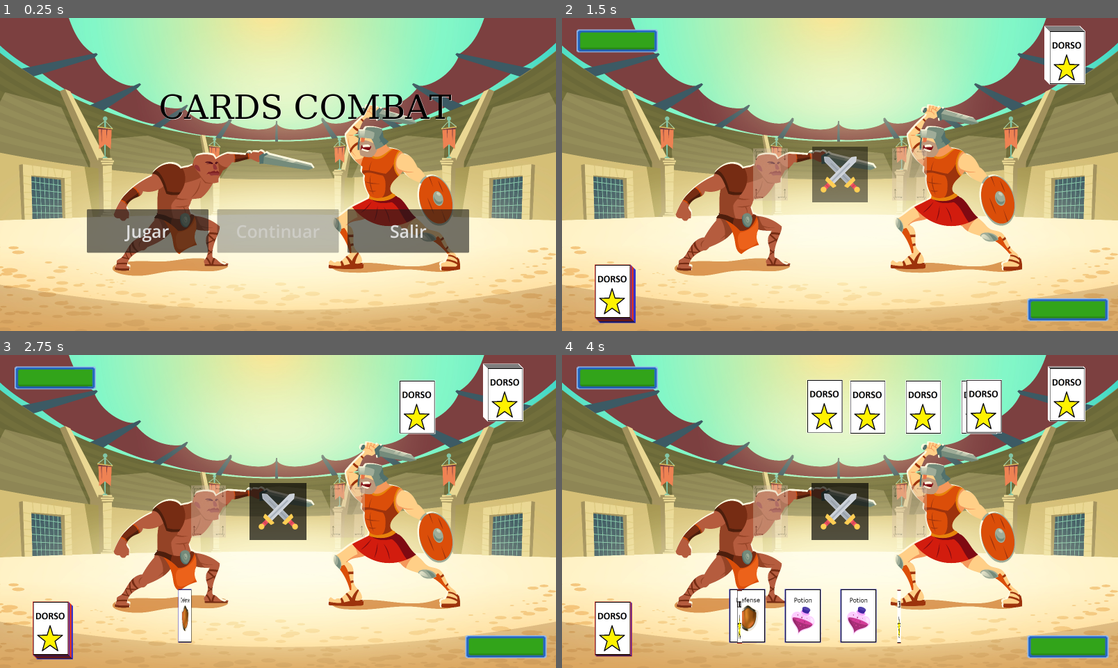
Above: before the commit, frames 1-4 (two rows, left to right).
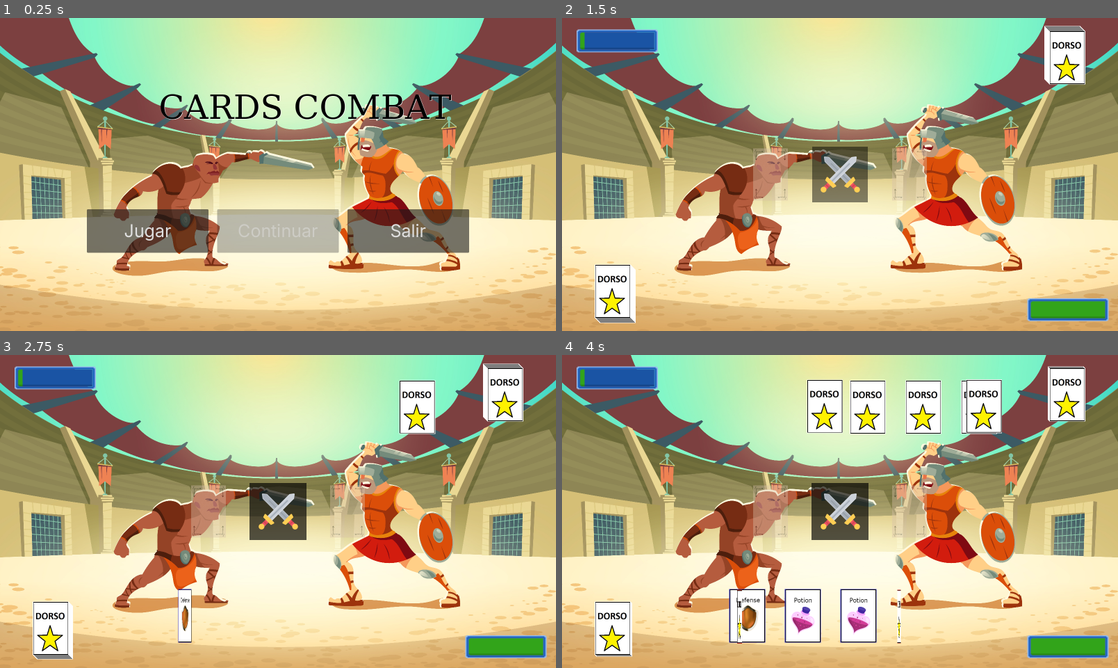
Above: after the commit, the same moments.

Repository: ChrisNGDC/cards_combat_game
Game: Godot game, scene res://escenes/main_menu.tscn
Same seed, same stepped clock (60 frames per second), same inputs: the game is played once before the commit and once after it.
Inputs (mouse positions are in pixels of both pictures, inside the frame that each line leads up to):
- Up to frame 1 (0.25 s): no input
- Up to frame 2 (1.5 s): click "Jugar" at 0.5 s; tap Enter at 1.25 s; drag from (701, 174) to (895, 105) at 1.27 s
- Up to frame 3 (2.75 s): click (278, 511) at 2 s
- Up to frame 4 (4 s): click (840, 511) at 2.75 s; click (840, 511) at 3.5 s

The runs differ from the first frame. In frame 1, 0.5% of the frame differs, in the area x 22-77%, y 65-72%; in frame 2, 1.0%, in the area x 4-17%, y 4-98%; in frame 3, 1.0%; in frame 4, 0.8%.

Commit message:
Sistema de guardado agregado y arreglos varios

Diff:
--- a/escenes/card.tscn
+++ b/escenes/card.tscn
@@ -4,6 +4,8 @@
 [ext_resource type="Texture2D" uid="uid://cf6hh3u0cfy15" path="res://images/attack_card.jpg" id="1_h76d2"]
 [ext_resource type="Texture2D" uid="uid://bl7mqkxk72bga" path="res://images/card_border.png" id="2_o6ujv"]
 [ext_resource type="Texture2D" uid="uid://dkcqanw4fnmis" path="res://images/cardback.jpg" id="3_axbyx"]
+[ext_resource type="Theme" uid="uid://c4u10tupcw13s" path="res://resources/main_theme.tres" id="5_mv2r5"]
+[ext_resource type="LabelSettings" uid="uid://iy5dh2vhvyv8" path="res://resources/basicLevelLabelSettings.tres" id="5_uobs4"]
 
 [sub_resource type="RectangleShape2D" id="RectangleShape2D_gh8tw"]
 size = Vector2(1344, 2016)
@@ -25,6 +27,20 @@
 scale = Vector2(1.7684209, 1.8260871)
 texture = ExtResource("1_h76d2")
 
+[node name="UpgradeLabel" type="Label" parent="." unique_id=34580293]
+z_index = 1
+offset_left = 56.0
+offset_top = -256.0
+offset_right = 159.0
+offset_bottom = -187.0
+size_flags_horizontal = 4
+theme = ExtResource("5_mv2r5")
+theme_override_colors/font_color = Color(0, 0, 0, 1)
+theme_override_font_sizes/font_size = 30
+text = "Max"
+label_settings = ExtResource("5_uobs4")
+horizontal_alignment = 2
+
 [node name="CardBackImage" type="Sprite2D" parent="." unique_id=1822254016]
 z_index = 1
 position = Vector2(-7.6293945e-06, -1.5258789e-05)
--- a/escenes/combat.tscn
+++ b/escenes/combat.tscn
@@ -4,6 +4,7 @@
 [ext_resource type="Script" uid="uid://dk0gg0w5qgw67" path="res://scripts/Combat/card_manager.gd" id="3_atiws"]
 [ext_resource type="Texture2D" uid="uid://chrf16mon1fa2" path="res://images/dorso.jpg" id="3_mlxek"]
 [ext_resource type="Texture2D" uid="uid://bbqmvfd7wxs5s" path="res://images/ataque.png" id="4_atiws"]
+[ext_resource type="Theme" uid="uid://c4u10tupcw13s" path="res://resources/main_theme.tres" id="4_d7qh8"]
 [ext_resource type="Script" uid="uid://c3aku1x6osrty" path="res://scripts/Combat/health_manager.gd" id="5_gh8tw"]
 [ext_resource type="Texture2D" uid="uid://da00pqxr43212" path="res://images/health_bar.png" id="6_ai0oo"]
 
@@ -57,6 +58,7 @@
 [node name="Control" type="Control" parent="CardManager" unique_id=1024288642]
 layout_mode = 3
 anchors_preset = 0
+theme = ExtResource("4_d7qh8")
 
 [node name="Fight" type="Button" parent="CardManager/Control" unique_id=195518851]
 layout_mode = 0
@@ -79,6 +81,7 @@
 anchors_preset = 0
 offset_right = 40.0
 offset_bottom = 40.0
+theme = ExtResource("4_d7qh8")
 script = ExtResource("5_gh8tw")
 
 [node name="PlayerHP" type="TextureProgressBar" parent="HPManager" unique_id=607212178]
--- a/escenes/deck.tscn
+++ b/escenes/deck.tscn
@@ -2,6 +2,7 @@
 
 [ext_resource type="Script" uid="uid://cplbvbqkimxwo" path="res://scripts/Decks/deck.gd" id="1_506qi"]
 [ext_resource type="Texture2D" uid="uid://chrf16mon1fa2" path="res://images/dorso.jpg" id="1_pwmxt"]
+[ext_resource type="Theme" uid="uid://c4u10tupcw13s" path="res://resources/main_theme.tres" id="3_506qi"]
 
 [sub_resource type="RectangleShape2D" id="RectangleShape2D_xi40s"]
 size = Vector2(834, 1250)
@@ -27,6 +28,7 @@
 focus_mode = 0
 mouse_filter = 2
 mouse_default_cursor_shape = 0
+theme = ExtResource("3_506qi")
 theme_override_font_sizes/font_size = 96
 alignment = 1
 middle_mouse_paste_enabled = false
--- a/escenes/main_menu.tscn
+++ b/escenes/main_menu.tscn
@@ -2,6 +2,7 @@
 
 [ext_resource type="Texture2D" uid="uid://c8q8skgbe4lnf" path="res://images/main-menu.jpg" id="1_nfhie"]
 [ext_resource type="Script" uid="uid://c0nc6qaehdj66" path="res://scripts/MainMenu/menu_options.gd" id="2_ofhy1"]
+[ext_resource type="Theme" uid="uid://c4u10tupcw13s" path="res://resources/main_theme.tres" id="2_qernj"]
 
 [sub_resource type="GDScript" id="GDScript_ofhy1"]
 
@@ -207,8 +208,9 @@
 cache/0/96/0/scale = 1.0
 
 [node name="MainMenu" type="Node2D" unique_id=718942201]
-position = Vector2(800, 450)
 script = SubResource("GDScript_ofhy1")
+
+[node name="Camera2D" type="Camera2D" parent="." unique_id=1235040181]
 
 [node name="Background" type="Sprite2D" parent="." unique_id=1146990033]
 scale = Vector2(0.3, 0.3)
@@ -217,6 +219,7 @@
 [node name="MenuOptions" type="Control" parent="." unique_id=907341426]
 layout_mode = 3
 anchors_preset = 0
+theme = ExtResource("2_qernj")
 script = ExtResource("2_ofhy1")
 metadata/_edit_use_anchors_ = true
 
--- a/escenes/store.tscn
+++ b/escenes/store.tscn
@@ -2,6 +2,7 @@
 
 [ext_resource type="Texture2D" uid="uid://c8q8skgbe4lnf" path="res://images/main-menu.jpg" id="1_m851b"]
 [ext_resource type="Script" uid="uid://j1j6edb0kclb" path="res://scripts/Store/item_shelf.gd" id="2_eoh0j"]
+[ext_resource type="Theme" uid="uid://c4u10tupcw13s" path="res://resources/main_theme.tres" id="2_suv53"]
 [ext_resource type="Texture2D" uid="uid://bw2iw1qjdrq8f" path="res://images/plus-minus.png" id="3_plgn8"]
 [ext_resource type="Texture2D" uid="uid://c5y0y7rc78nqg" path="res://images/up-down-arrow.png" id="4_4cg75"]
 [ext_resource type="Script" uid="uid://bgswurevd2bgj" path="res://scripts/Store/store_button.gd" id="4_suv53"]
@@ -285,6 +286,7 @@
 grow_horizontal = 2
 grow_vertical = 2
 pivot_offset_ratio = Vector2(0.5, 0.5)
+theme = ExtResource("2_suv53")
 
 [node name="VBoxContainer" type="VBoxContainer" parent="CanvasLayer/MarginContainer" unique_id=1136447454]
 layout_mode = 2
--- a/project.godot
+++ b/project.godot
@@ -19,6 +19,7 @@
 [autoload]
 
 GlobalData="*uid://d36hbym4lvg2a"
+SaveManager="*uid://wsmh8wpfeill"
 
 [display]
 
@@ -38,3 +39,4 @@
 rendering_device/driver.windows="d3d12"
 renderer/rendering_method="gl_compatibility"
 renderer/rendering_method.mobile="gl_compatibility"
+textures/vram_compression/import_etc2_astc=true
--- /dev/null
+++ b/resources/basicLevelLabelSettings.tres
@@ -0,0 +1,9 @@
+[gd_resource type="LabelSettings" format=3 uid="uid://iy5dh2vhvyv8"]
+
+[resource]
+resource_name = "basicStyle"
+line_spacing = 0.0
+font_size = 50
+font_color = Color(0.23529412, 1, 0, 1)
+outline_size = 2
+outline_color = Color(0, 0, 0, 1)
--- /dev/null
+++ b/resources/main_theme.tres
@@ -0,0 +1,7 @@
+[gd_resource type="Theme" format=3 uid="uid://c4u10tupcw13s"]
+
+[ext_resource type="FontFile" uid="uid://bkmp6cbx1sym3" path="res://fonts/Inter-VariableFont_opsz,wght.ttf" id="1_ols5k"]
+
+[resource]
+resource_name = "MainTheme"
+default_font = ExtResource("1_ols5k")
--- /dev/null
+++ b/resources/maxLevelLabelSettings.tres
@@ -0,0 +1,9 @@
+[gd_resource type="LabelSettings" format=3 uid="uid://bkycbh3g4o6t8"]
+
+[resource]
+resource_name = "maxStyle"
+line_spacing = 0.0
+font_size = 50
+font_color = Color(0.96696, 0.9669604, 4.6205523e-06, 1)
+outline_size = 2
+outline_color = Color(0, 0, 0, 1)
--- a/scripts/Cards/AttackCard.gd
+++ b/scripts/Cards/AttackCard.gd
@@ -1,8 +1,5 @@
 extends BaseCard
 class_name AttackCard
 
-func setup() -> void:
-	nombre = "Attack"
-	ruta_imagen = "res://images/attack_card.jpg"
-	tipo = "Ofensivo"
-	tipo_danio = "Fisico"
+func _init(nivel_actual = 0, nivel_max = 0):
+	super("Attack", "res://images/attack_card.jpg", "Ofensivo", nivel_actual, nivel_max, "Fisico")
--- a/scripts/Cards/BaseCard.gd
+++ b/scripts/Cards/BaseCard.gd
@@ -1,4 +1,3 @@
-@abstract
 extends Resource
 class_name BaseCard
 
@@ -9,13 +8,13 @@
 @export var nivel_max: int
 @export_enum("Fisico", "Magico", "Ninguno") var tipo_danio: String
 
-func _init(n_actual = 0, n_max = 0) -> void:
-	self.nivel_actual = n_actual
-	self.nivel_max = n_max
-	self.setup()
-
-@abstract
-func setup()
+func _init(nombre, ruta_imagen, tipo, nivel_actual, nivel_max, tipo_danio):
+	self.nombre = nombre
+	self.ruta_imagen = ruta_imagen
+	self.tipo = tipo
+	self.nivel_actual = nivel_actual
+	self.nivel_max = nivel_max
+	self.tipo_danio = tipo_danio
 
 func upgradeable():
 	return nivel_actual < nivel_max
--- a/scripts/Cards/DefenseCard.gd
+++ /dev/null
@@ -1,8 +0,0 @@
-extends BaseCard
-class_name DefenseCard
-
-func setup() -> void:
-	nombre = "Defense"
-	ruta_imagen = "res://images/defense_card.png"
-	tipo = "Defensivo"
-	tipo_danio = "Ninguno"
--- a/scripts/Cards/MagicCard.gd
+++ b/scripts/Cards/MagicCard.gd
@@ -1,8 +1,5 @@
 extends BaseCard
 class_name MagicCard
 
-func setup() -> void:
-	nombre = "Magic"
-	ruta_imagen = "res://images/magic_card.png"
-	tipo = "Ofensivo"
-	tipo_danio = "Magico"
+func _init(nivel_actual = 0, nivel_max = 0):
+	super("Magic", "res://images/magic_card.png", "Ofensivo", nivel_actual, nivel_max, "Magico")
--- a/scripts/Cards/Mirror_card.gd
+++ b/scripts/Cards/Mirror_card.gd
@@ -1,8 +1,5 @@
 extends BaseCard
 class_name MirrorCard
 
-func setup() -> void:
-	nombre = "Mirror"
-	ruta_imagen = "res://images/mirror_card.png"
-	tipo = "Defensivo"
-	tipo_danio = "Ninguno"
+func _init(nivel_actual = 0, nivel_max = 0):
+	super("Mirror", "res://images/mirror_card.png", "Defensivo", nivel_actual, nivel_max, "Ninguno")
--- a/scripts/Cards/PotionCard.gd
+++ b/scripts/Cards/PotionCard.gd
@@ -1,8 +1,5 @@
 extends BaseCard
 class_name PotionCard
 
-func setup() -> void:
-	nombre = "Potion"
-	ruta_imagen = "res://images/potion_card.png"
-	tipo = "Defensivo"
-	tipo_danio = "Ninguno"
+func _init(nivel_actual = 0, nivel_max = 0):
+	super("Potion", "res://images/potion_card.png", "Defensivo", nivel_actual, nivel_max, "Ninguno")
--- /dev/null
+++ b/scripts/Cards/ShieldCard.gd
@@ -0,0 +1,5 @@
+extends BaseCard
+class_name ShieldCard
+
+func _init(nivel_actual = 0, nivel_max = 0):
+	super("Shield", "res://images/shield_card.png", "Defensivo", nivel_actual, nivel_max, "Ninguno")
--- a/scripts/Cards/card.gd
+++ b/scripts/Cards/card.gd
@@ -2,6 +2,10 @@
 
 const COLOR_OFENSIVO = Color(0.8, 0.2, 0.2)
 const COLOR_DEFENSIVO = Color(0.2, 0.2, 0.8)
+
+@onready var level_label = $UpgradeLabel
+var gold_style = preload("res://resources/maxLevelLabelSettings.tres")
+var basic_style = preload("res://resources/basicLevelLabelSettings.tres")
 
 var tipo
 var nivel_actual: int
@@ -44,6 +48,13 @@
 		var tex = load(datos_carta.ruta_imagen)
 		if tex:
 			get_node("CardFrontImage").texture = tex
+	tipo = datos_carta.tipo
+	nivel_actual = datos_carta.nivel_actual
+	nivel_max = datos_carta.nivel_max
+	tipo_danio = datos_carta.tipo_danio
+	self.update_level_display()
+
+func dar_borde():
 	if has_node("Borde"):
 		var nodo_borde = get_node("Borde")
 		match datos_carta.tipo:
@@ -51,15 +62,23 @@
 				nodo_borde.self_modulate = COLOR_OFENSIVO
 			"Defensivo":
 				nodo_borde.self_modulate = COLOR_DEFENSIVO
-	tipo = datos_carta.tipo
-	nivel_actual = datos_carta.nivel_actual
-	nivel_max = datos_carta.nivel_max
-	tipo_danio = datos_carta.tipo_danio
 
 func quitar_borde():
 	if has_node("Borde"):
 		var nodo_borde = get_node("Borde")
 		nodo_borde.self_modulate = Color(1, 1, 1)
+
+func update_level_display():
+	print(nivel_actual, "---", nivel_max)
+	if nivel_max > nivel_actual:
+		if nivel_actual > 0:
+			level_label.text = "+" + str(nivel_actual)
+		else :
+			level_label.text = ""
+		level_label.label_settings = basic_style
+	else:
+		level_label.text = "Max"
+		level_label.label_settings = gold_style
 
 func _on_area_2d_mouse_entered():
 	if self.own_by_player:
--- a/scripts/Combat/card_manager.gd
+++ b/scripts/Combat/card_manager.gd
@@ -159,6 +159,7 @@
 func flip_card(carta):
 	var flip_tween = get_tree().create_tween()
 	flip_tween.tween_property(carta, "scale:x", 0.0, 0.5).set_ease(Tween.EASE_IN)
+	carta.dar_borde()
 	flip_tween.tween_callback(func(): carta.show_card(true))
 	flip_tween.tween_property(carta, "scale:x", carta.escala_normal.x, 0.5).set_ease(Tween.EASE_OUT)
 
@@ -179,10 +180,11 @@
 
 	var invalid_potion = primera.tipo == "Ofensivo" and segunda.nombre == "Potion"
 	var invalid_mirror = primera.tipo_danio == "Fisico" and segunda.nombre == "Mirror"
+	var invalid_shield = primera.tipo_danio == "Magico" and segunda.nombre == "Shield"
 
 	await play_card(primera, player_va_primero)
 
-	if not invalid_potion and not invalid_mirror:
+	if not invalid_potion and not invalid_mirror and not invalid_shield:
 		await play_card(segunda, !player_va_primero)
 
 	GlobalData.player_hp -= GlobalData.player_damage_to_recieve
@@ -198,7 +200,7 @@
 				GlobalData.cpu_damage_to_recieve += d
 			else:
 				GlobalData.player_damage_to_recieve += d
-		"Defense":
+		"Shield":
 			var d = 10 + 10 * card.nivel_actual
 			if es_jugador:
 				GlobalData.player_damage_to_recieve = max(0, GlobalData.player_damage_to_recieve - d)
@@ -251,3 +253,22 @@
 	var instance = game_over_scene.instantiate()
 	add_child(instance)
 	instance.setup(won)
+	var run_data = {
+		"date": Time.get_date_string_from_system(),
+		"player_hp": GlobalData.player_hp,
+		"cpu_hp": GlobalData.cpu_hp,
+		"won": (GlobalData.player_hp > 0),
+		"player_deck": cards_to_save(GlobalData.selected_deck.cartas),
+		"cpu_deck": cards_to_save(GlobalData.selected_deck.cartas)
+	}
+	SaveManager.save_run(run_data)
+
+func cards_to_save(deck: Array[BaseCard]) -> Array:
+	var deck_cards = []
+	for card in deck:
+		deck_cards.append({
+			"nombre": card.nombre,
+			"nivel_actual": card.nivel_actual,
+			"nivel_max": card.nivel_max
+		})
+	return deck_cards
--- a/scripts/Combat/game_over_ui.gd
+++ b/scripts/Combat/game_over_ui.gd
@@ -16,6 +16,5 @@
 		description_label.add_theme_color_override("font_color", Color.WHITE)
 
 func _on_restart_button_pressed():
-	GlobalData.player_hp = 100
-	GlobalData.cpu_hp = 10
+	GlobalData.reset_game()
 	get_tree().change_scene_to_file("res://escenes/main_menu.tscn")
--- a/scripts/Decks/FighterDeck.gd
+++ b/scripts/Decks/FighterDeck.gd
@@ -11,7 +11,7 @@
 	cartas.append(AttackCard.new(0, 3))
 	cartas.append(AttackCard.new(0, 3))
 	cartas.append(AttackCard.new(0, 3))
-	cartas.append(DefenseCard.new(0, 1))
-	cartas.append(DefenseCard.new(0, 0))
+	cartas.append(ShieldCard.new(0, 3))
+	cartas.append(ShieldCard.new(0, 3))
 	cartas.append(PotionCard.new(0, 2))
 	cartas.append(PotionCard.new(0, 2))
--- /dev/null
+++ b/scripts/Decks/PaladinDeck.gd
@@ -0,0 +1,17 @@
+extends BaseDeck
+class_name PaladinDeck
+
+func _init() -> void:
+	nombre = "Paladin"
+	ruta_imagen = "res://images/dorso.jpg"
+	crear_cartas()
+
+func crear_cartas():
+	cartas.append(AttackCard.new(0, 3))
+	cartas.append(AttackCard.new(0, 3))
+	cartas.append(MagicCard.new(0, 3))
+	cartas.append(MagicCard.new(0, 3))
+	cartas.append(ShieldCard.new(0, 3))
+	cartas.append(ShieldCard.new(0, 3))
+	cartas.append(PotionCard.new(0, 2))
+	cartas.append(PotionCard.new(0, 2))
--- a/scripts/Decks/deck.gd
+++ b/scripts/Decks/deck.gd
@@ -20,6 +20,7 @@
 		var tex = load(datos_mazo.ruta_imagen)
 		if tex:
 			get_node("Sprite2D").texture = tex
+	self.scale = escala_normal
 
 func _on_area_2d_mouse_entered():
 	var tween = get_tree().create_tween()
--- a/scripts/Decks/decks_manager.gd
+++ b/scripts/Decks/decks_manager.gd
@@ -1,7 +1,7 @@
 extends Node2D
 
 var deck_scene = preload("res://escenes/deck.tscn")
-var lista_mazos = [FighterDeck.new(), MageDeck.new()]
+var lista_mazos = [FighterDeck.new(), MageDeck.new(), PaladinDeck.new()]
 var screen_size
 
 func _ready() -> void:
--- /dev/null
+++ b/scripts/SaveManager.gd
@@ -0,0 +1,20 @@
+extends Node
+
+const SAVE_PATH = "user://run_history.save"
+
+func save_run(run_data: Dictionary):
+	var history = load_history()
+	history.append(run_data)
+
+	var file = FileAccess.open(SAVE_PATH, FileAccess.WRITE)
+	file.store_string(JSON.stringify(history))
+
+func load_history() -> Array:
+	if not FileAccess.file_exists(SAVE_PATH):
+		return []
+
+	var file = FileAccess.open(SAVE_PATH, FileAccess.READ)
+	var json_string = file.get_as_text()
+	var json = JSON.new()
+	json.parse(json_string)
+	return json.get_data()
--- a/scripts/Store/item_shelf.gd
+++ b/scripts/Store/item_shelf.gd
@@ -34,6 +34,7 @@
 		wrapper.add_child(nueva_carta)
 		nueva_carta.setup(mazo[i], true)
 		nueva_carta.show_card(true)
+		nueva_carta.dar_borde()
 		nueva_carta.position = wrapper.custom_minimum_size / 2
 
 		wrapper.gui_input.connect(_on_slot_gui_input.bind(wrapper, nueva_carta, mazo[i], i))
--- a/scripts/global_data.gd
+++ b/scripts/global_data.gd
@@ -8,13 +8,26 @@
 		player_hp = clamp(val, 0, 100)
 		hp_changed.emit(player_hp, true)
 var player_damage_to_recieve: int = 0
-var cpu_hp: int = 100:
+var cpu_hp: int = 10:
 	set(val):
 		cpu_hp = clamp(val, 0, 100)
 		hp_changed.emit(cpu_hp, false)
 var cpu_damage_to_recieve: int = 0
 var selected_deck: BaseDeck = FighterDeck.new()
 var turns = 0
+
+var cards_classes = {
+	"Attack": AttackCard,
+	"Shield": ShieldCard,
+	"Mirror": MirrorCard,
+	"Magic": MagicCard,
+	"Potion": PotionCard
+}
+
+func create_card(tipo: String, datos: Array):
+	if cards_classes.has(tipo):
+		var nueva_carta = cards_classes[tipo].new(datos[0], datos[1])
+		return nueva_carta
 
 func reset_damages():
 	player_damage_to_recieve = 0
Not shown, changed: export_presets.cfg
Binary file added: fonts/Inter-VariableFont_opsz,wght.ttf
Not shown, added: fonts/Inter-VariableFont_opsz,wght.ttf.import
Renamed: images/defense_card.png -> images/shield_card.png
Not shown, changed: images/shield_card.png.import
Renamed: scripts/Cards/DefenseCard.gd.uid -> scripts/Cards/ShieldCard.gd.uid
Not shown, added: scripts/Decks/PaladinDeck.gd.uid
Not shown, added: scripts/SaveManager.gd.uid
